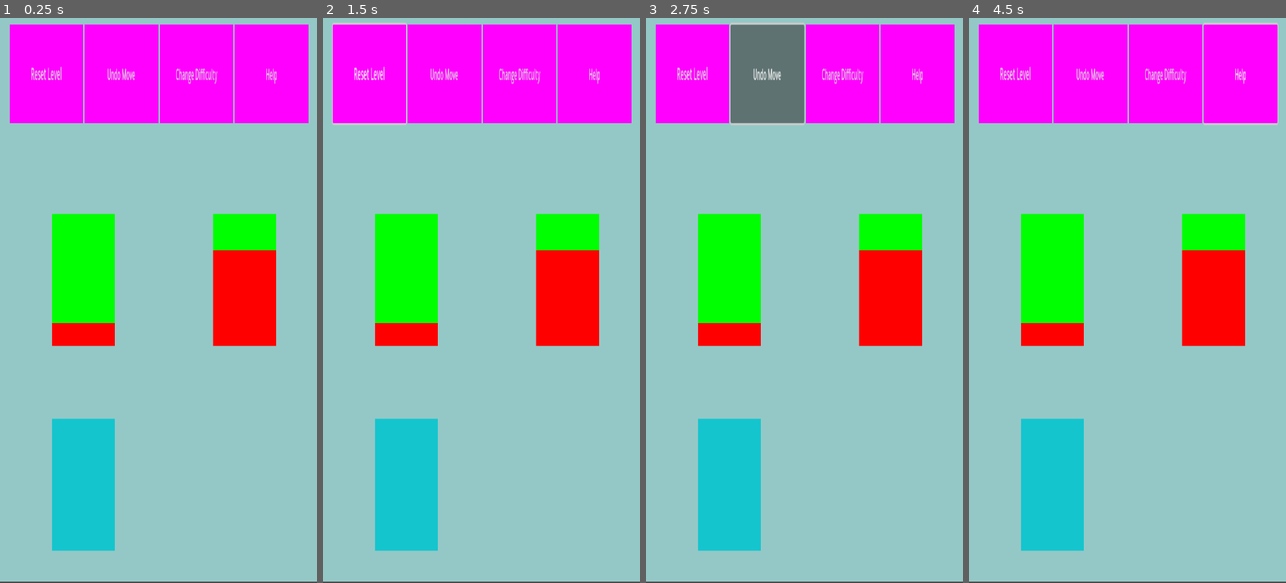
Above: before the commit, frames 1-4 (left to right).
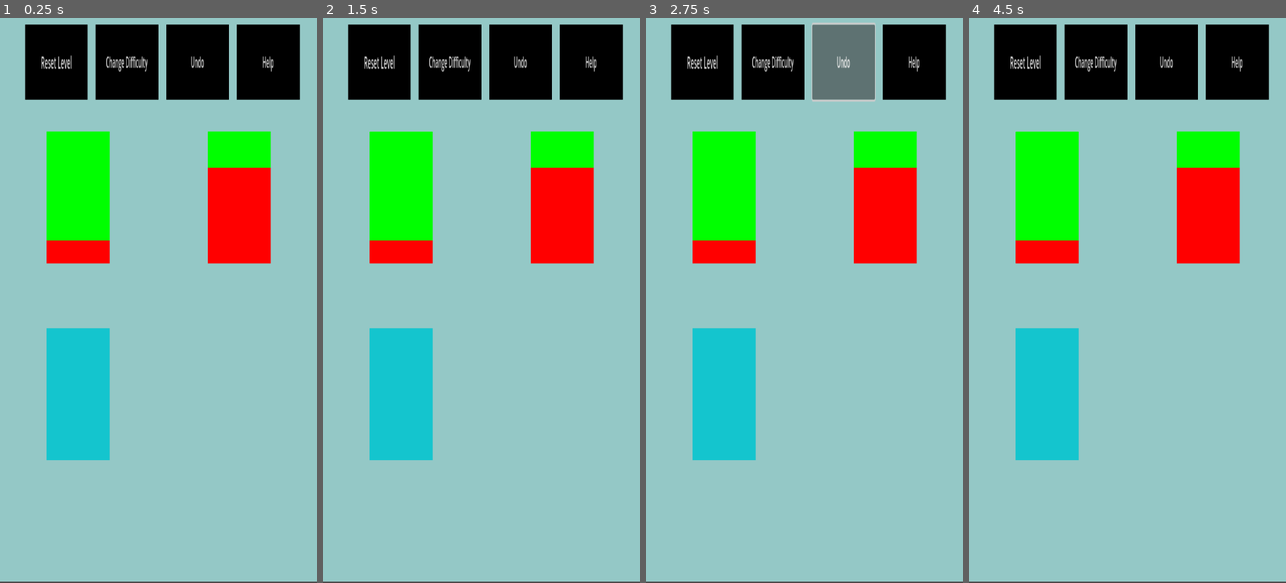
Above: after the commit, the same moments.

Repository: cs340-24/color_sort
Game: Godot game, scene res://main.tscn
The game is run twice, just before and just after one commit, with the same random seed, the same clock (stepped at 60 frames per second) and the same inputs.
Inputs (mouse positions are in pixels of both pictures, inside the frame that each line leads up to):
- Up to frame 1 (0.25 s): no input
- Up to frame 2 (1.5 s): click "Reset Level" at 0.5 s; click (402, 198) at 1.27 s
- Up to frame 3 (2.75 s): click "Undo Move" (after the commit: "Undo") at 2 s
- Up to frame 4 (4.5 s): click "Change Difficulty" at 2.75 s; click "Help" at 3.5 s; click (1048, 198) at 4.27 s

The runs differ from the first frame. In frame 1, 37% of the frame differs, in the area x 3-98%, y 1-95%; in frame 2, 37%; in frame 3, 37%, in the area x 3-98%, y 0-95%; in frame 4, 37%.

Commit message:
Integrated some interaction with bottles

Diff:
--- a/color_sort_godot/BlockScript.gd
+++ b/color_sort_godot/BlockScript.gd
@@ -7,7 +7,7 @@
 
 
 # Called every frame. 'delta' is the elapsed time since the previous frame.
-func _process(delta):
+func _process(_delta):
 	pass
 
 var color_num: int = 0: set = _set_color_num, get = _get_color_num
--- a/color_sort_godot/main.tscn
+++ b/color_sort_godot/main.tscn
@@ -1,32 +1,32 @@
 [gd_scene load_steps=12 format=3 uid="uid://bq07jr2hqhojr"]
 
 [ext_resource type="Script" path="res://playGame.gd" id="1"]
-[ext_resource type="PackedScene" path="res://newGame.tscn" id="2"]
+[ext_resource type="PackedScene" uid="uid://bwu2w6ohubyia" path="res://newGame.tscn" id="2"]
 [ext_resource type="Theme" uid="uid://5c0t4s2d0oqu" path="res://introButton.tres" id="3_mom3o"]
 
 [sub_resource type="CanvasTexture" id="CanvasTexture_ojrpk"]
 
 [sub_resource type="StyleBoxTexture" id="StyleBoxTexture_qud45"]
 texture = SubResource("CanvasTexture_ojrpk")
-modulate_color = Color(1, 0, 1, 1)
+modulate_color = Color(0, 0, 0, 1)
+
+[sub_resource type="CanvasTexture" id="CanvasTexture_ni3vw"]
+
+[sub_resource type="StyleBoxTexture" id="StyleBoxTexture_r0h1h"]
+texture = SubResource("CanvasTexture_ni3vw")
+modulate_color = Color(0, 0, 0, 1)
 
 [sub_resource type="CanvasTexture" id="CanvasTexture_vjhny"]
 
 [sub_resource type="StyleBoxTexture" id="StyleBoxTexture_0xtsj"]
 texture = SubResource("CanvasTexture_vjhny")
-modulate_color = Color(1, 0, 1, 1)
-
-[sub_resource type="CanvasTexture" id="CanvasTexture_ni3vw"]
-
-[sub_resource type="StyleBoxTexture" id="StyleBoxTexture_r0h1h"]
-texture = SubResource("CanvasTexture_ni3vw")
-modulate_color = Color(1, 0, 1, 1)
+modulate_color = Color(0, 0, 0, 1)
 
 [sub_resource type="CanvasTexture" id="CanvasTexture_vw8j4"]
 
 [sub_resource type="StyleBoxTexture" id="StyleBoxTexture_q5e7y"]
 texture = SubResource("CanvasTexture_vw8j4")
-modulate_color = Color(1, 0, 1, 1)
+modulate_color = Color(0, 0, 0, 1)
 
 [node name="main" type="Node2D"]
 
@@ -39,15 +39,14 @@
 color = Color(0.580392, 0.784314, 0.776471, 1)
 
 [node name="CollisionShape2D" parent="Game/background" index="1"]
-position = Vector2(503.826, 303)
-scale = Vector2(1, 1)
+position = Vector2(503, 303)
 
 [node name="bottleCont" type="GridContainer" parent="Game"]
 clip_contents = true
-offset_left = 14.0
-offset_top = 173.0
-offset_right = 1027.0
-offset_bottom = 1397.0
+offset_left = -2.79128
+offset_top = 88.7908
+offset_right = 1010.21
+offset_bottom = 1267.79
 scale = Vector2(1, 0.351)
 size_flags_horizontal = 6
 size_flags_vertical = 6
@@ -55,18 +54,18 @@
 theme_override_constants/v_separation = 15
 columns = 2
 
-[node name="HBoxContainer" type="HBoxContainer" parent="Game"]
-offset_left = 30.7041
-offset_top = 6.57709
-offset_right = 978.704
-offset_bottom = 112.577
+[node name="UpperButtons" type="HBoxContainer" parent="Game"]
+offset_left = 80.0
+offset_top = 7.0
+offset_right = 950.0
+offset_bottom = 87.0
 size_flags_horizontal = 3
 size_flags_vertical = 3
-size_flags_stretch_ratio = 4.66
+theme_override_constants/separation = 25
 alignment = 1
 metadata/_edit_group_ = true
 
-[node name="resetLevel" type="Button" parent="Game/HBoxContainer"]
+[node name="resetLevel" type="Button" parent="Game/UpperButtons"]
 layout_mode = 2
 size_flags_horizontal = 3
 theme = ExtResource("3_mom3o")
@@ -75,24 +74,23 @@
 text = "Reset Level"
 metadata/_edit_group_ = true
 
-[node name="Undo" type="Button" parent="Game/HBoxContainer"]
+[node name="ChangeDifficulty" type="Button" parent="Game/UpperButtons"]
+layout_mode = 2
+size_flags_horizontal = 3
+theme = ExtResource("3_mom3o")
+theme_override_styles/normal = SubResource("StyleBoxTexture_r0h1h")
+text = "Change Difficulty"
+metadata/_edit_group_ = true
+
+[node name="Undo" type="Button" parent="Game/UpperButtons"]
 layout_mode = 2
 size_flags_horizontal = 3
 theme = ExtResource("3_mom3o")
 theme_override_styles/normal = SubResource("StyleBoxTexture_0xtsj")
-text = "Undo Move"
+text = "Undo"
 metadata/_edit_group_ = true
 
-[node name="ChangeDifficulty" type="Button" parent="Game/HBoxContainer"]
-layout_mode = 2
-size_flags_horizontal = 3
-theme = ExtResource("3_mom3o")
-theme_override_colors/icon_normal_color = Color(1, 0, 1, 1)
-theme_override_styles/normal = SubResource("StyleBoxTexture_r0h1h")
-text = "Change Difficulty"
-metadata/_edit_group_ = true
-
-[node name="Help" type="Button" parent="Game/HBoxContainer"]
+[node name="Help" type="Button" parent="Game/UpperButtons"]
 layout_mode = 2
 size_flags_horizontal = 3
 theme = ExtResource("3_mom3o")
@@ -100,4 +98,9 @@
 text = "Help"
 metadata/_edit_group_ = true
 
+[connection signal="pressed" from="Game/UpperButtons/resetLevel" to="Game" method="_on_reset_level_pressed"]
+[connection signal="pressed" from="Game/UpperButtons/ChangeDifficulty" to="Game" method="_on_change_difficulty_pressed"]
+[connection signal="pressed" from="Game/UpperButtons/Undo" to="Game" method="_on_undo_pressed"]
+[connection signal="pressed" from="Game/UpperButtons/Help" to="Game" method="_on_help_pressed"]
+
 [editable path="Game"]
--- a/color_sort_godot/newGame.tscn
+++ b/color_sort_godot/newGame.tscn
@@ -1,7 +1,7 @@
-[gd_scene load_steps=2 format=2]
+[gd_scene load_steps=2 format=3 uid="uid://bwu2w6ohubyia"]
 
-[sub_resource type="RectangleShape2D" id=1]
-extents = Vector2( 512.5, 301 )
+[sub_resource type="RectangleShape2D" id="1"]
+size = Vector2(1025, 602)
 
 [node name="newGame" type="Node2D"]
 
@@ -10,8 +10,8 @@
 [node name="ColorRect" type="ColorRect" parent="background"]
 offset_right = 1024.0
 offset_bottom = 600.0
-color = Color( 0.768627, 1, 0.952941, 0.87451 )
+color = Color(0.768627, 1, 0.952941, 0.87451)
 
 [node name="CollisionShape2D" type="CollisionShape2D" parent="background"]
-position = Vector2( 512.5, 303 )
-shape = SubResource( 1 )
+position = Vector2(512.5, 303)
+shape = SubResource("1")
--- a/color_sort_godot/playGame.gd
+++ b/color_sort_godot/playGame.gd
@@ -1,10 +1,7 @@
 extends Node2D
 
-
-# Declare member variables here. Examples:
-# var a = 2
-# var b = "text"
 var levelContent = {}
+var bottles = Array()
 var numColors
 var numSpots
 var numBottles
@@ -13,6 +10,7 @@
 var botXPos = 200
 var blockXPos = 125
 var blockYPos = 300
+
 # Called when the node enters the scene tree for the first time.
 func _ready():
 	read_level()
@@ -34,6 +32,7 @@
 	i = 0
 	var oldY = blockYPos
 	var counter = 3
+
 	for j in int(numBottles):
 		var newBottle = bottle.instantiate()
 		$bottleCont.add_child(newBottle)
@@ -41,6 +40,8 @@
 		newBottle.position.y = 200
 		newBottle.set_name("bottle")
 		blockYPos = oldY
+		bottles.append(newBottle)
+
 		for k in int(numSpots):
 			print("Spawned Block")
 			if levelContent[str(counter)] == '1':
@@ -93,5 +94,44 @@
 	print("Level Generated")
 
 # Called every frame. 'delta' is the elapsed time since the previous frame.
-#func _process(delta):
-#	pass
+func _process(delta):
+	check_bottles_pressed(bottles)
+
+# Checks to see if two bottles are pressed, simulating a potential move.
+func check_bottles_pressed(bottlesToCheck):
+	var printString
+	var i
+	var howManyPressed
+	var pressedBottles
+
+	i = 0
+	howManyPressed = 0
+	printString = ""
+	pressedBottles = []
+
+	for currentBottle in bottlesToCheck:
+
+		if currentBottle.hasBeenPressed:
+			howManyPressed += 1
+			pressedBottles.append(currentBottle)
+
+		i += 1
+
+	if howManyPressed >= 2:
+		pressedBottles[0].hasBeenPressed = false
+		pressedBottles[1].hasBeenPressed = false
+		print("Two bottles pressed. Resetting bottles.")
+
+	return
+
+func _on_reset_level_pressed():
+	print("Resest Level Button Pressed.")
+
+func _on_undo_pressed():
+	print("Undo Button Pressed.")
+
+func _on_change_difficulty_pressed():
+	print("Change Difficulty Button Pressed.")
+
+func _on_help_pressed():
+	print("Help Button Pressed.")
--- a/color_sort_godot/tempBottle.gd
+++ b/color_sort_godot/tempBottle.gd
@@ -1,23 +1,20 @@
-extends VBoxContainer
+extends ColorRect
 
 
-# Declare member variables here. Examples:
-# var a = 2
-# var b = "text"
-
-
+var hasBeenPressed
+var num
 # Called when the node enters the scene tree for the first time.
 func _ready():
+	hasBeenPressed = false
 	pass # Replace with function body.
 
 
-func _notification(what):
-		if what == NOTIFICATION_SORT_CHILDREN:
-		# Must re-sort the children
-			for c in get_children():
-				# Fit to own size
-				fit_child_in_rect(c, Rect2(Vector2(), size))
+# Called every frame. 'delta' is the elapsed time since the previous frame.
+func _process(_delta):
+	pass
 
-func set_some_setting():
-	# Some setting changed, ask for children re-sort.
-	queue_sort()
+
+func _on_bottle_pressed_pressed():
+	print("Button Pressed.")
+	hasBeenPressed = true
+	print(str(hasBeenPressed))
--- a/color_sort_godot/tempBottle.tscn
+++ b/color_sort_godot/tempBottle.tscn
@@ -1,4 +1,6 @@
-[gd_scene load_steps=3 format=3 uid="uid://t2vyofig8kup"]
+[gd_scene load_steps=4 format=3 uid="uid://t2vyofig8kup"]
+
+[ext_resource type="Script" path="res://tempBottle.gd" id="1_6u256"]
 
 [sub_resource type="Theme" id="2"]
 
@@ -18,6 +20,7 @@
 size_flags_stretch_ratio = 0.0
 theme = SubResource("2")
 color = Color(0.0784314, 0.772549, 0.807843, 1)
+script = ExtResource("1_6u256")
 metadata/_edit_group_ = true
 
 [node name="Area2D" type="Area2D" parent="."]
@@ -26,7 +29,6 @@
 
 [node name="CollisionShape2D" type="CollisionShape2D" parent="Area2D"]
 position = Vector2(0.5, 0)
-scale = Vector2(1, 1)
 shape = SubResource("1")
 metadata/_edit_group_ = true
 
@@ -37,3 +39,12 @@
 offset_bottom = 579.0
 scale = Vector2(1.00755, 0.763235)
 theme_override_constants/separation = -1
+
+[node name="BottlePressed" type="Button" parent="."]
+custom_minimum_size = Vector2(200, 400)
+layout_mode = 0
+offset_right = 8.0
+offset_bottom = 8.0
+flat = true
+
+[connection signal="pressed" from="BottlePressed" to="." method="_on_bottle_pressed_pressed"]
